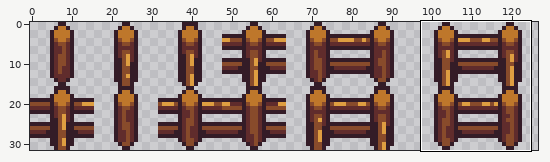
Pixel-art file, stored at Assets/2. Graphics/Structures/WoodenFence.aseprite. Above, an overview of the earlier version with the close-up marked.
Close-up. The starting point:
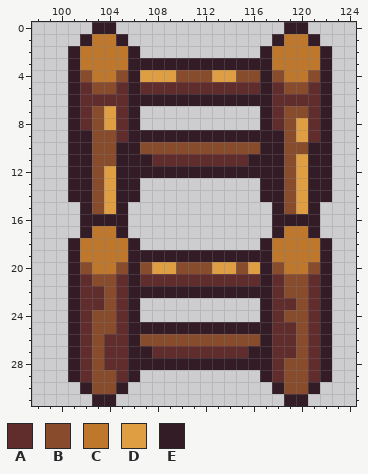
128x32 pixels, 1 frame. Shown: x 98..124, y 0..31. The wide view leaves out empty margins. The commit also changed other parts of the picture, which this record leaves out.
Palette (. is transparent): A #602c2c  B #884b2b  C #be772b  D #de9e41  E #341c27
The same view after the edit:
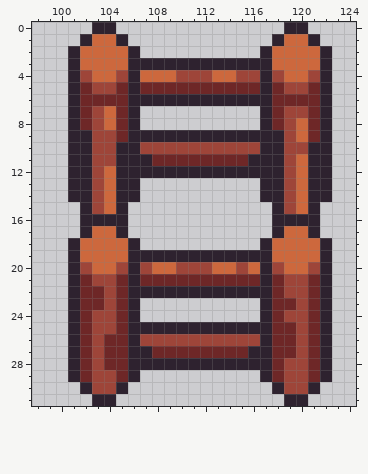
Changes in this commit:
{"colour":"A","old":"#602c2c","new":"#6e2727"}
{"colour":"B","old":"#884b2b","new":"#9e4539"}
{"colour":"C","old":"#be772b","new":"#cd683d"}
{"colour":"E","old":"#341c27","new":"#2e222f"}
{"where": "layer \"Sprite\""}
{"y":4,"x":107,"old":"DDD","new":"CCC"}
{"y":4,"x":113,"old":"DD","new":"CC"}
{"y":7,"x":104,"old":"D","new":"C"}
{"y":8,"x":104,"old":"D","new":"C"}
{"y":8,"x":120,"old":"D","new":"C"}
{"y":9,"x":120,"old":"D","new":"C"}
{"y":11,"x":120,"old":"D","new":"C"}
{"y":12,"x":104,"old":"D","new":"C"}
{"y":12,"x":120,"old":"D","new":"C"}
{"y":13,"x":104,"old":"D","new":"C"}
{"y":13,"x":120,"old":"D","new":"C"}
{"y":14,"x":104,"old":"D","new":"C"}
{"y":14,"x":120,"old":"D","new":"C"}
{"y":15,"x":104,"old":"D","new":"C"}
{"y":15,"x":120,"old":"D","new":"C"}
{"y":20,"x":108,"old":"DD","new":"CC"}
{"y":20,"x":113,"old":"DD","new":"CC"}
{"y":20,"x":116,"old":"D","new":"C"}
